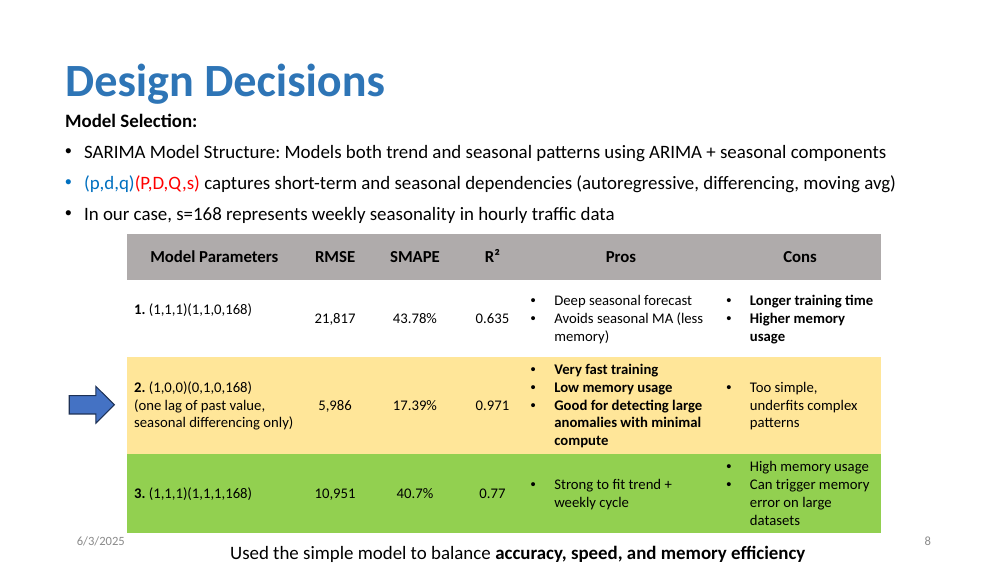
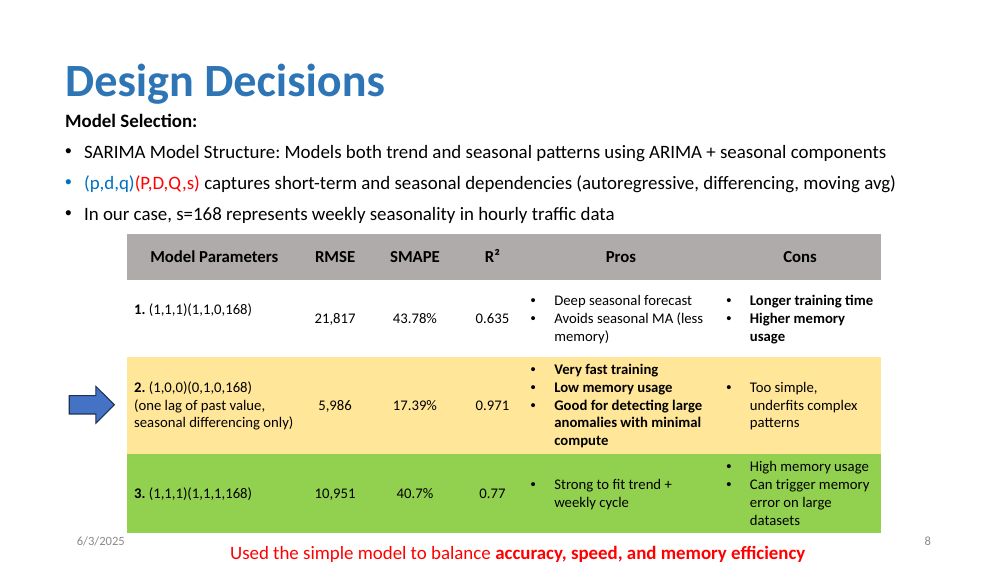
Before and after one commit to tanjilaahmed2/cesnet-anomaly-detection, a slide deck: slide 8 of LBNL Panel Interview_Tanjila.pptm. Drawn at 1008x567 pixels with LibreOffice and Linux fonts; fonts in the diff are those of the drawing. Boxes give left, top, right and bottom in pixels: in the first picture for what was removed or moved away, otherwise in the second. Text is boxed around its words. In the diff, an @@ line names an element or a change of style, - is before the commit and + after.

```diff
--- a/LBNL Panel Interview_Tanjila.pptm
+++ b/LBNL Panel Interview_Tanjila.pptm
@@ text "Used the simple model to ..." at [230,545,805,562]: text colour #000000 to #FF0000 @@
```
Also in this commit, not shown: 8 other slides changed, 1 slide removed.
